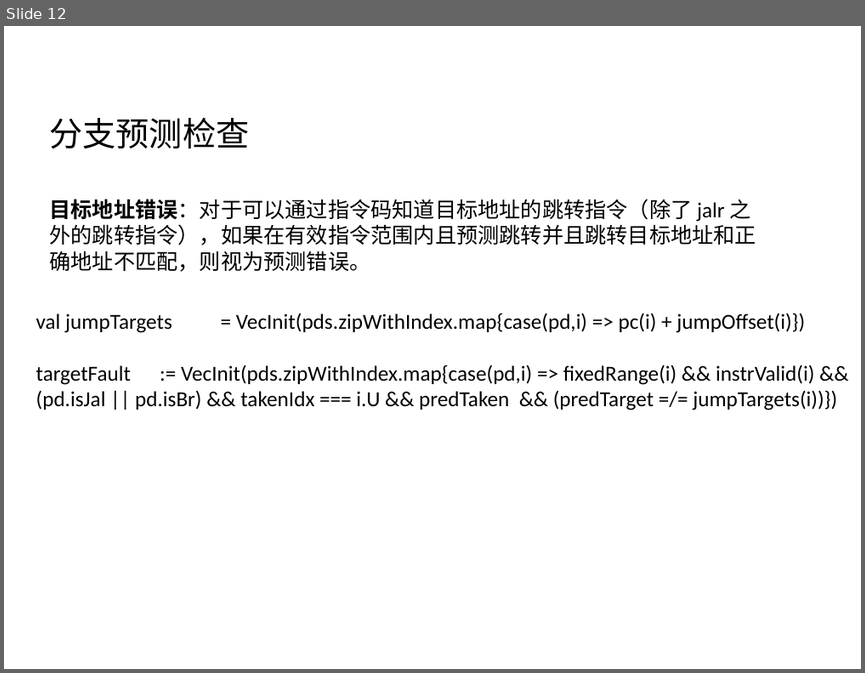
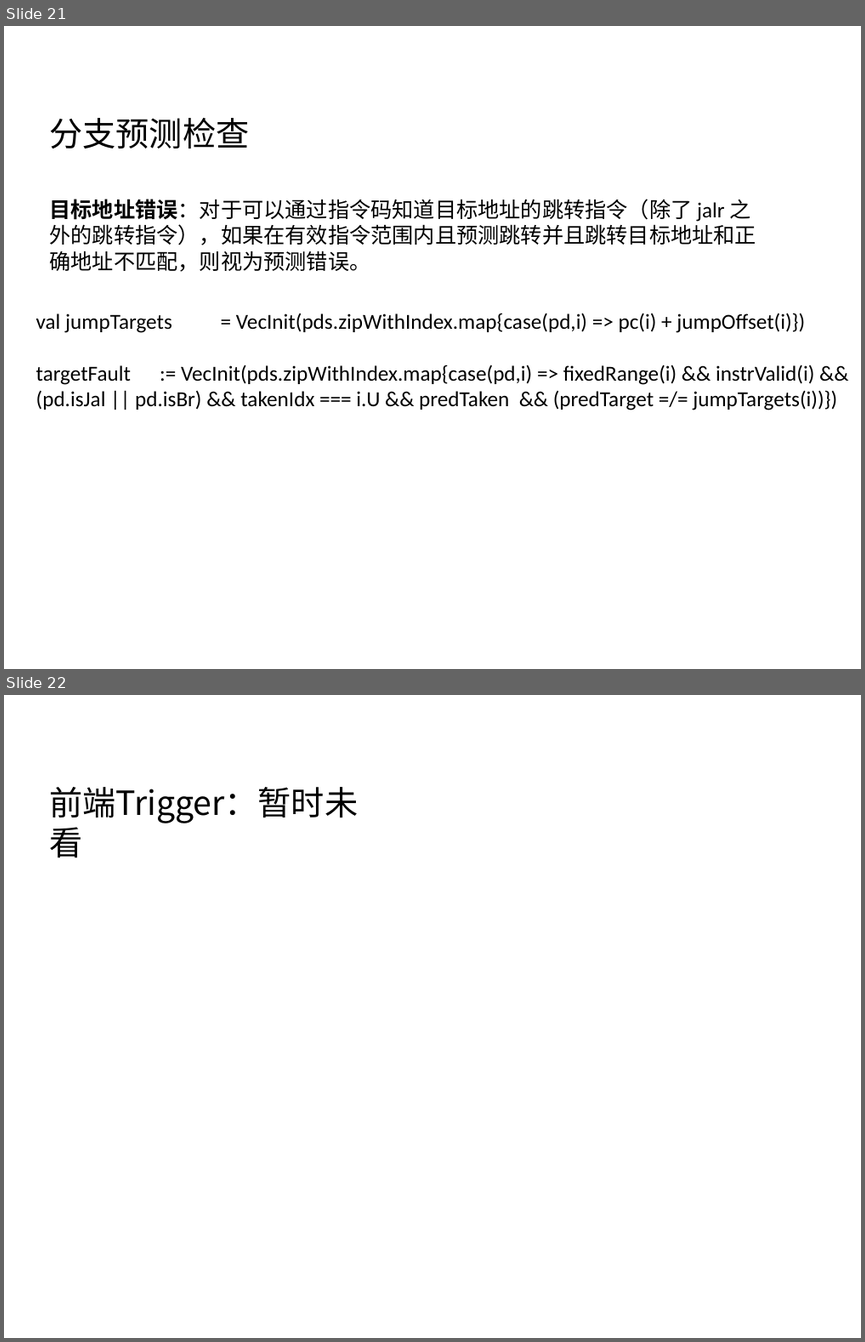
Before and after one commit to sqduan/Xiangshan_Learning, a slide deck: Documents/PreDecoder.pptx. Shown one above the other, each under a label of ours: slide 12 before the commit, slides 21 and 22 after it. The pictures are 865x673 and 865x1342 pixels, drawn with LibreOffice and Linux fonts; fonts in the diff are those of the drawing. Boxes give left, top, right and bottom in pixels: in the first picture for what was removed or moved away, otherwise in the second. Text is boxed around its words. In the diff, an @@ line names an element or a change of style, - is before the commit and + after.

```diff
--- a/Documents/PreDecoder.pptx
+++ b/Documents/PreDecoder.pptx
@@ slide 22 added at <box>4,695,861,1338</box>, background #FFFFFF @@
@@ text added at <box>50,787,358,858</box>, 28 pt, text #000000 @@
+前端Trigger：暂时未看
@@ what was slide 12 is now slide 21 @@
```
Also in this commit, not shown: 10 other slides added, 1 slide removed.
